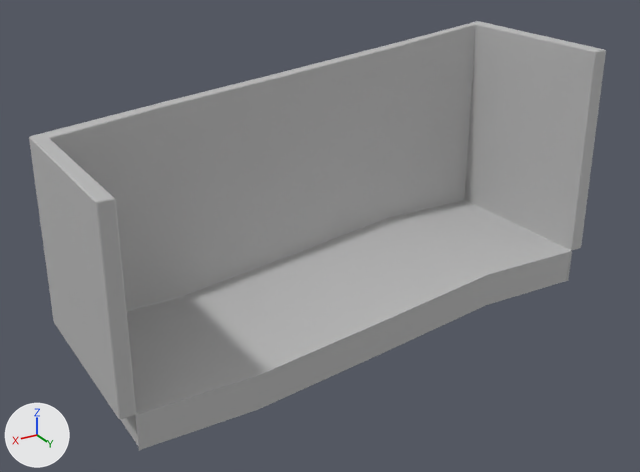
Two versions of the FBX model Assets/Artist Assets/Models/Environment/AJ_environmentModels/RoomWalls_Floors/Room7_Walls&Floors.fbx, one commit apart.
One viewpoint serves both versions: a 50 mm lens placed at (29.5, 49.0, 28.9), pointed at (1.2, 1.8, 5.3). Lighting does not change. The marker at lower left points along +X, +Y and +Z. Where no turn or scale is listed for an object, it has been applied to the vertices.

Names of what the first picture shows: 'Room7_Floor', 'Room7_Wall1', 'Room7_Wall2', 'Room7_Wall3'.
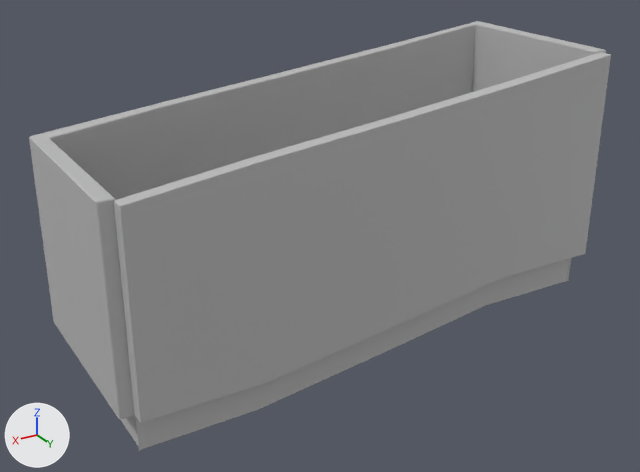
The change in detail:
Mesh me_mesh_005 is new.
It has 41 vertices, 42 faces and spans x -17.2..0.0, y -6.7..-5.7, z 1.1..16.7.
It uses material mat_lambert1 (grey #bcbcbc).
Mesh me_mesh_004 is new.
It has 41 vertices, 42 faces and spans x 0.0..16.9, y -6.6..-5.7, z -0.1..14.7.
It uses material mat_lambert1 (grey #bcbcbc).
Object 'Room7_FrontWallRight' (ob_room7_frontwallright) is new; it shows me_mesh_005.
Its location is (0.0, 14.33, 0.08).
Object 'Room7_FrontWallLeft' (ob_room7_frontwallleft) is new; it shows me_mesh_004.
Its location is (0.0, 14.33, 0.08).

Location of each change, (x1, y1, x2, y2) in pixels of the pictures (640 x 472 px):
'Room7_FrontWallLeft', added: after (114, 117, 398, 423)
'Room7_FrontWallRight', added: after (391, 52, 611, 328)
'Room7_Floor', unchanged, covered by the edit: before (120, 199, 572, 451); after (120, 258, 571, 451)
